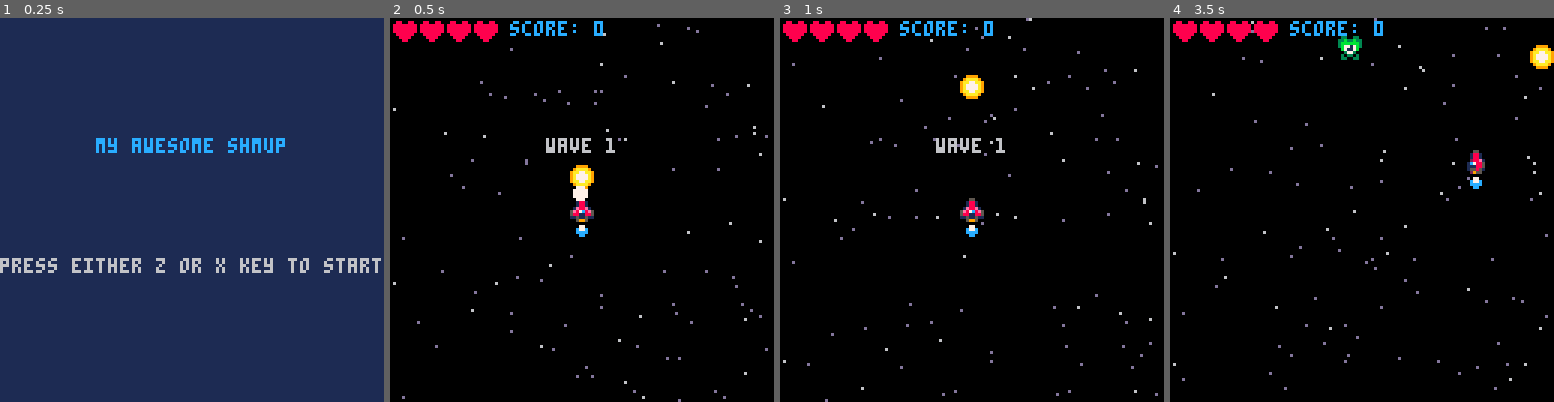
Above: before the commit, frames 1-4 (left to right).
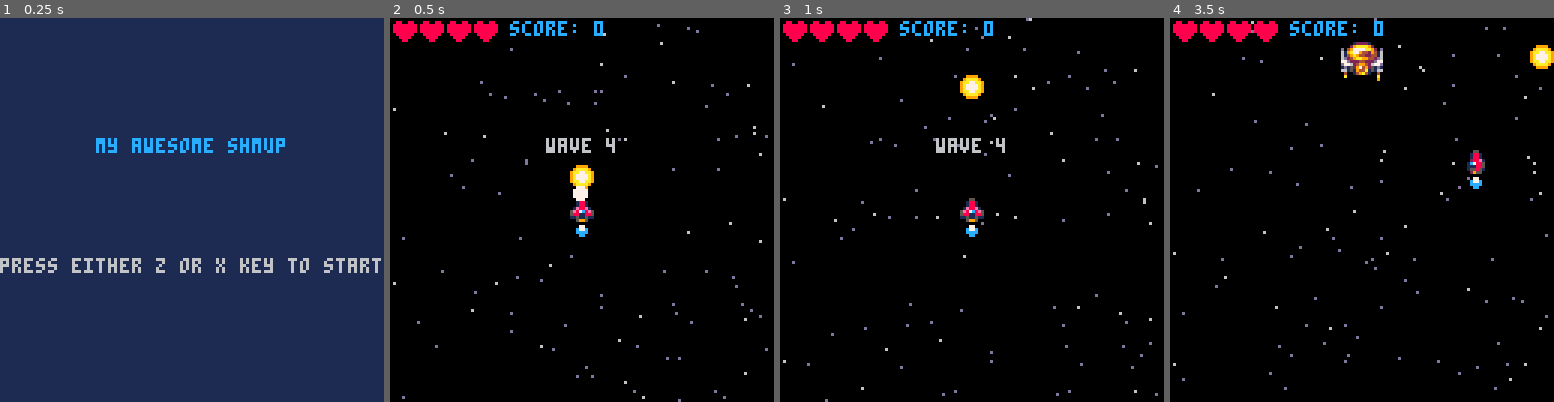
Above: after the commit, the same moments.

Repository: CRBroughton/pico-8-hero
Game: PICO-8 cartridge src/pico-8-hero.p8
Same seed, same stepped clock (60 frames per second), same inputs: the game is played once before the commit and once after it.
Inputs:
- Up to frame 1 (0.25 s): no input
- Up to frame 2 (0.5 s): tap X (X key) at 0.33 s
- Up to frame 3 (1 s): tap O (Z key) at 0.7 s
- Up to frame 4 (3.5 s): tap X (X key) at 1.07, 1.85, 2.97 s; hold Right 1.6-2.1 s; tap O (Z key) every 0.4 s from 1.7 to 3.3 s; hold Up 2.15-2.42 s; hold Right 2.47-3.03 s; hold Left from 3.08 s (still down)

Frame 1 is identical in both runs. In frame 2, less than 0.1% of the frame differs, in the area x 56-59%, y 31-36%; in frame 3, less than 0.1%; in frame 4, 1.0%, in the area x 43-56%, y 4-17%.

Commit message:
refactor(enemies): :recycle: move sprite creation code to own function

Diff:
--- a/src/enemies.lua
+++ b/src/enemies.lua
@@ -29,14 +29,9 @@
 end
 
 function spawnenemy(enemytype)
-    local enemy = {
-        x = rnd(120),
-        y = -8,
-        flash = 0,
-        frame = 1,
-        width = 1,
-        height = 1
-    }
+    local enemy = makesprite()
+    enemy.x = rnd(120)
+    enemy.y = -8
 
     if enemytype == nil or enemytype == 1 then
         -- green enemy
@@ -60,6 +55,8 @@
         enemy.animation = {208, 210}
         enemy.width = 2
         enemy.height = 2
+        enemy.collisionwidth = 16
+        enemy.collisionheight = 16
     end
 
     add(enemies, enemy)
--- a/src/main.lua
+++ b/src/main.lua
@@ -47,7 +47,7 @@
 function startgame()
     time = 0
     lockout = 0
-    wave = 0
+    wave = 3
     nextwave()
     ship = {
         lives = 4,
--- a/src/utils.lua
+++ b/src/utils.lua
@@ -160,3 +160,18 @@
     }
     add(particles, spark)
 end
+
+function makesprite()
+    local sprite = {
+        x = 0,
+        y = 0,
+        flash = 0,
+        frame = 1,
+        width = 1,
+        height = 1,
+        sprite = 0,
+        collisionwidth = 8,
+        collisionheight = 8
+    }
+    return sprite
+end
